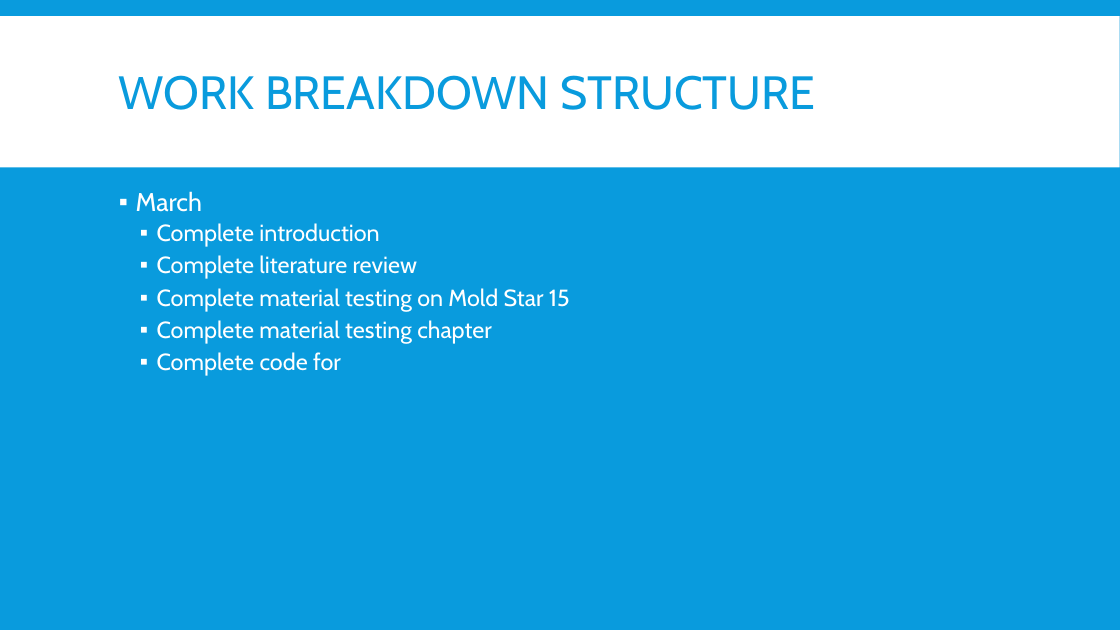
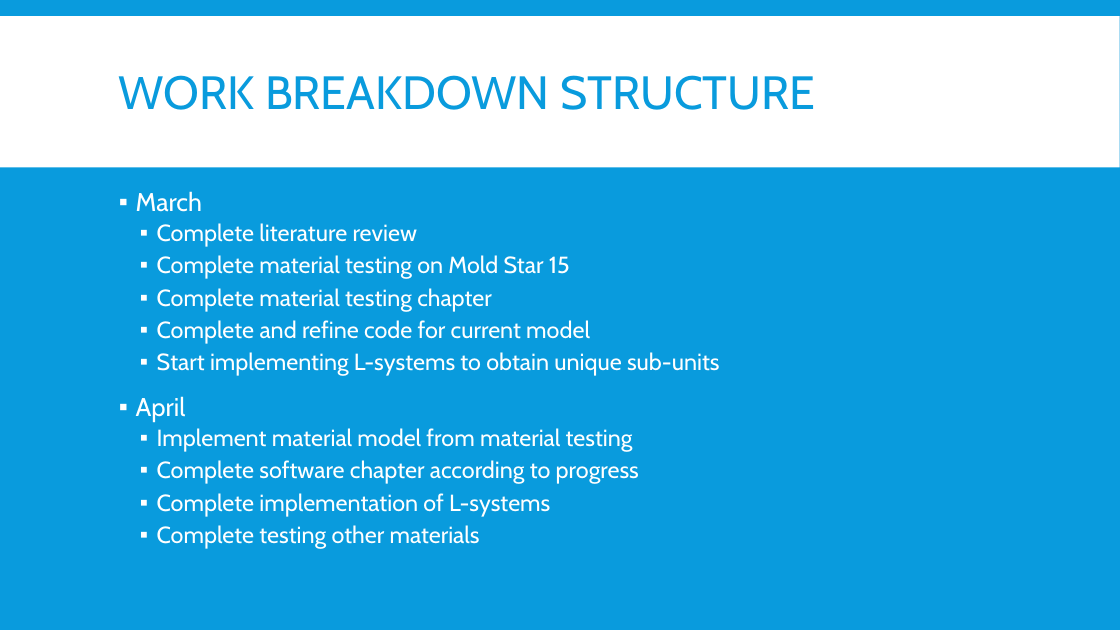
Before and after one commit to NaudeConradie/Masters-Project, a slide deck: slide 4 of Presentations/Meetings/2020-03-13/Meeting2020-03-13.pptx. Drawn at 1120x630 pixels with LibreOffice and Linux fonts; fonts in the diff are those of the drawing. Boxes give left, top, right and bottom in pixels: in the first picture for what was removed or moved away, otherwise in the second. Text is boxed around its words. In the diff, an @@ line names an element or a change of style, - is before the commit and + after.

```diff
--- a/Presentations/Meetings/2020-03-13/Meeting2020-03-13.pptx
+++ b/Presentations/Meetings/2020-03-13/Meeting2020-03-13.pptx
@@ text at (157, 223, 379, 247): paragraph removed @@
-  ▪ Complete introduction
@@ text at (136, 320, 720, 549): text changed @@
-  ▪ Complete code for
+  ▪ Complete and refine code for current model
+  ▪ Start implementing L-systems to obtain unique sub-units
+▪ April
+  ▪ Implement material model from material testing
+  ▪ Complete software chapter according to progress
+  ▪ Complete implementation of L-systems
+  ▪ Complete testing other materials
```
Also in this commit, not shown: 2 other slides changed, 1 slide added, 10 other files.
